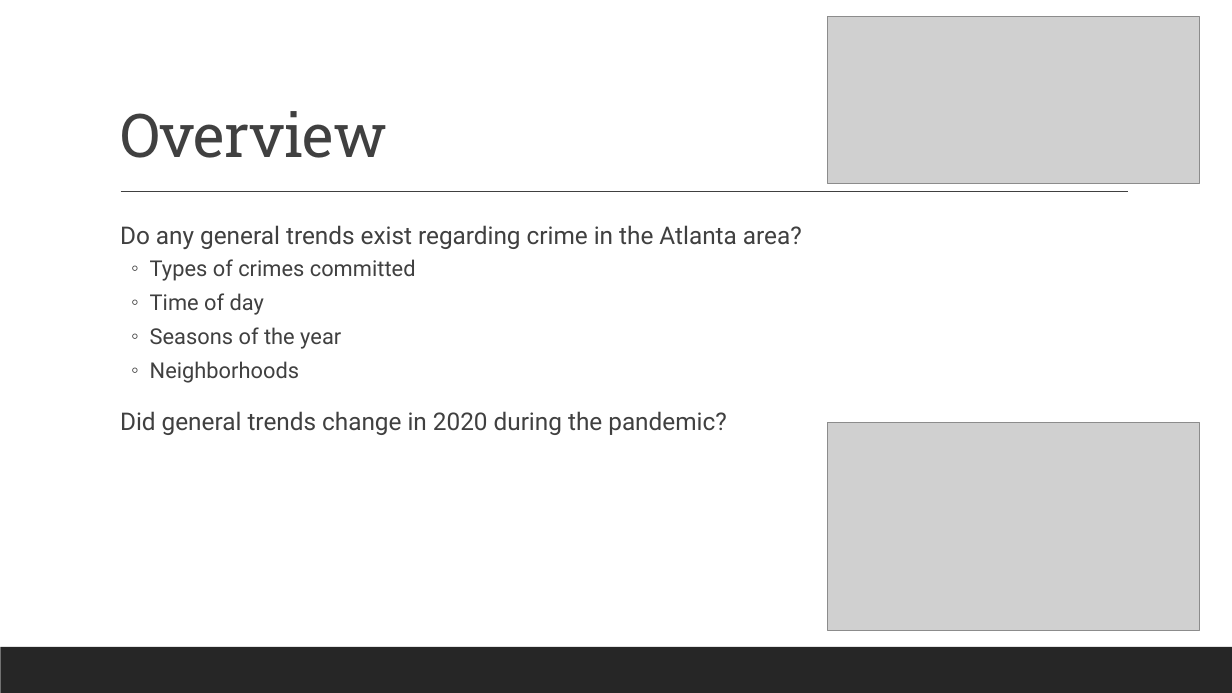
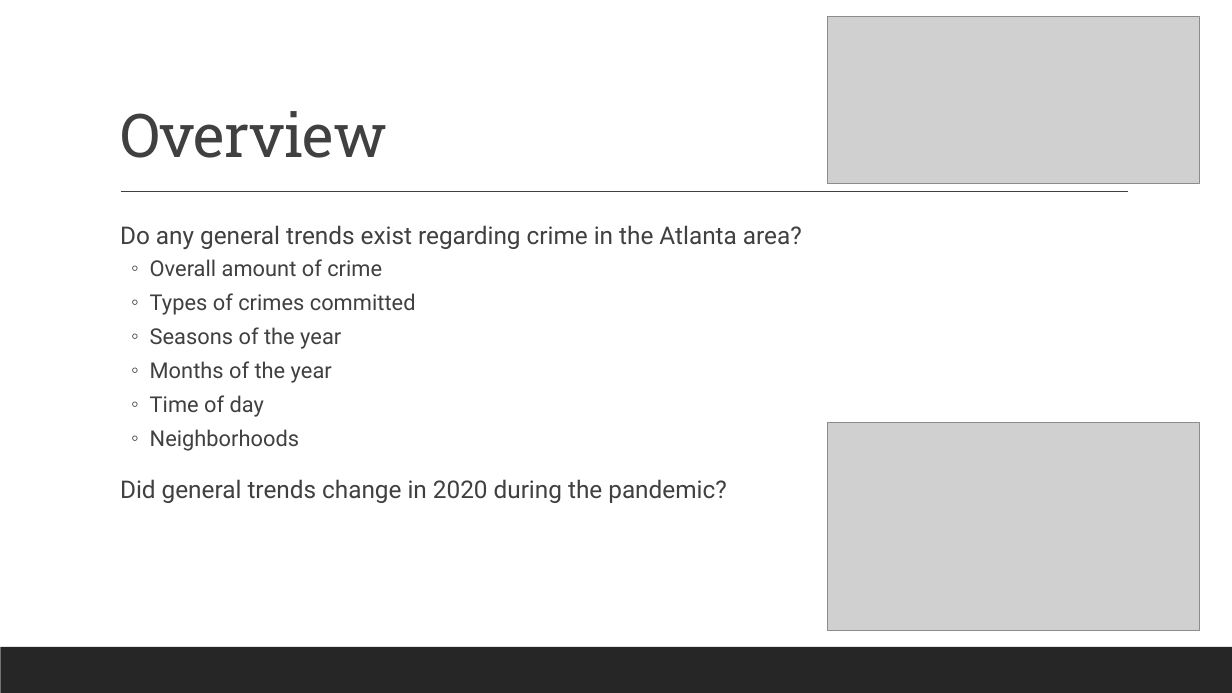
Before and after one commit to cayelsie/Crime-trends-in-Atlanta, a slide deck: slide 2 of Kelly/Crime Trends in the Atlanta Area.pptx. Drawn at 1232x693 pixels with LibreOffice and Linux fonts; fonts in the diff are those of the drawing; grey boxes stand for pictures. Boxes give left, top, right and bottom in pixels: in the first picture for what was removed or moved away, otherwise in the second. Text is boxed around its words. In the diff, an @@ line names an element or a change of style, - is before the commit and + after.

Commit message:
Contains looping code to calculate percent change year by year

```diff
--- a/Kelly/Crime Trends in the Atlanta Area.pptx
+++ b/Kelly/Crime Trends in the Atlanta Area.pptx
@@ text at bbox=[150, 259, 382, 276]: paragraph added @@
+  ◦ Overall amount of crime
@@ text at bbox=[150, 327, 341, 383]: paragraphs added @@
+  ◦ Seasons of the year
+  ◦ Months of the year
```
Also in this commit, not shown: 1 other slide changed, 7 slides added, 8 other files.
